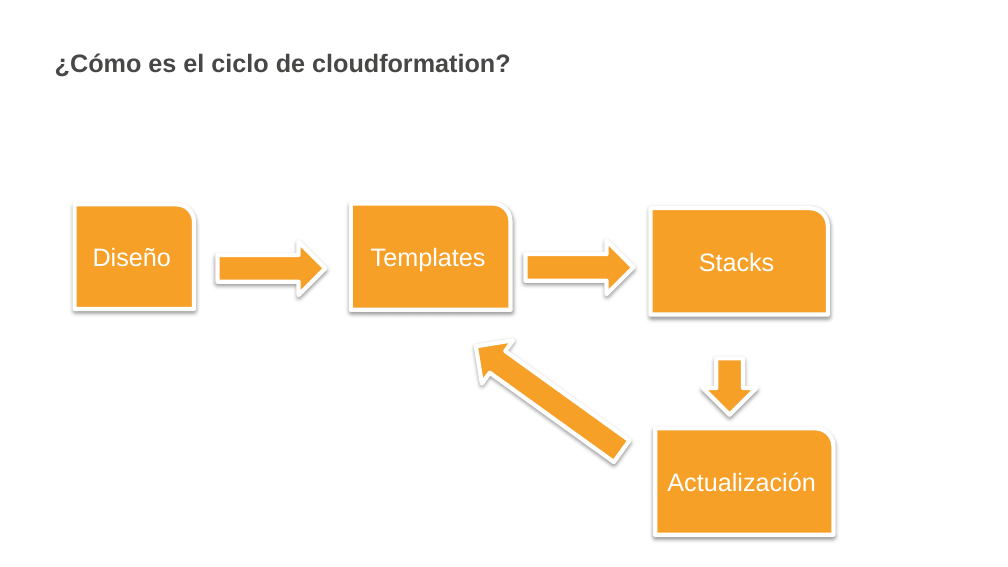
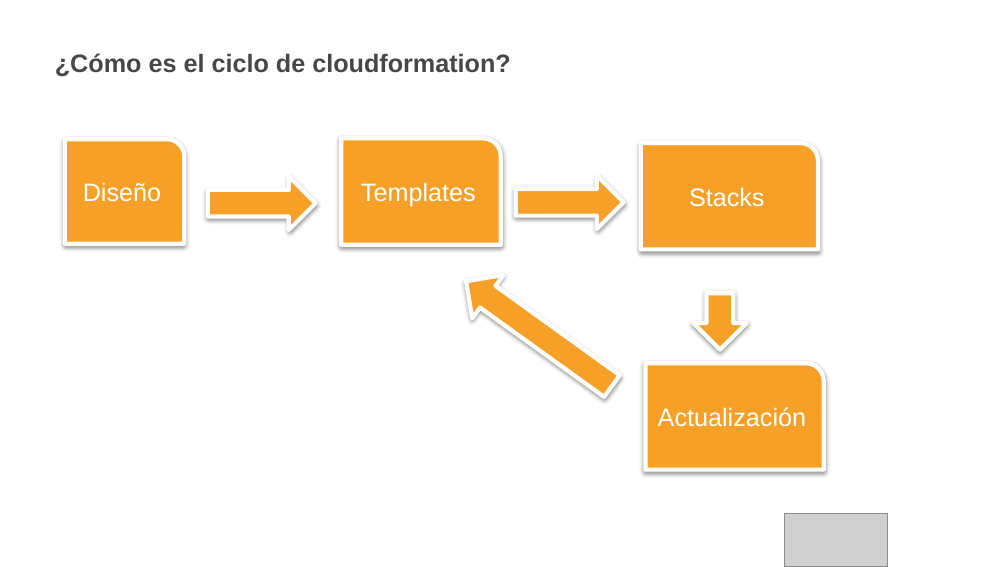
Before and after one commit to awsusergroupsantiago/demos, a slide deck: slide 10 of AWSUserGroup/22-06-2017/presentación/cloudformation.pptx (slide 11 before the commit). Drawn at 1008x567 pixels with LibreOffice and Linux fonts; fonts in the diff are those of the drawing; grey boxes stand for pictures; background and template pictures are left out. Boxes give left, top, right and bottom in pixels: in the first picture for what was removed or moved away, otherwise in the second. Text is boxed around its words. In the diff, an @@ line names an element or a change of style, - is before the commit and + after.

```diff
--- a/AWSUserGroup/22-06-2017/presentación/cloudformation.pptx
+++ b/AWSUserGroup/22-06-2017/presentación/cloudformation.pptx
@@ 4 round rects, 4 right arrows: place and size @@
-4 round rects, 4 right arrows at <box>75,204,834,535</box>
+4 round rects, 4 right arrows at <box>65,138,824,470</box>
@@ proportions changed in 8 elements at <box>641,143,818,250</box>, <box>65,139,184,244</box>, <box>341,138,500,245</box>, <box>645,363,824,470</box>, <box>451,260,628,408</box>, <box>516,175,624,229</box>, <box>208,176,316,230</box>, <box>693,293,746,349</box> @@
@@ picture added at <box>785,513,888,567</box> @@
```
Also in this commit, not shown: 19 other slides changed, 4 slides added, 7 slides removed.
